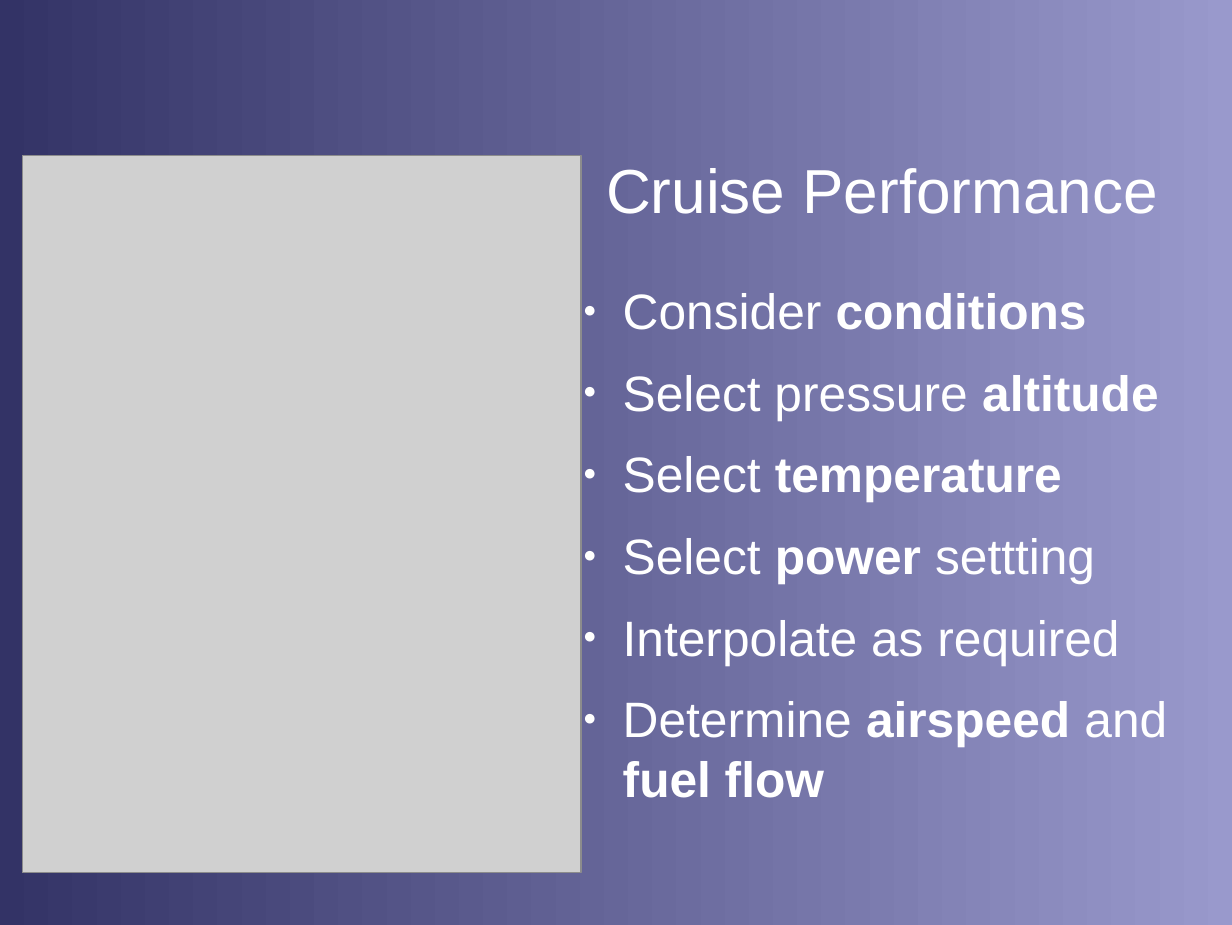
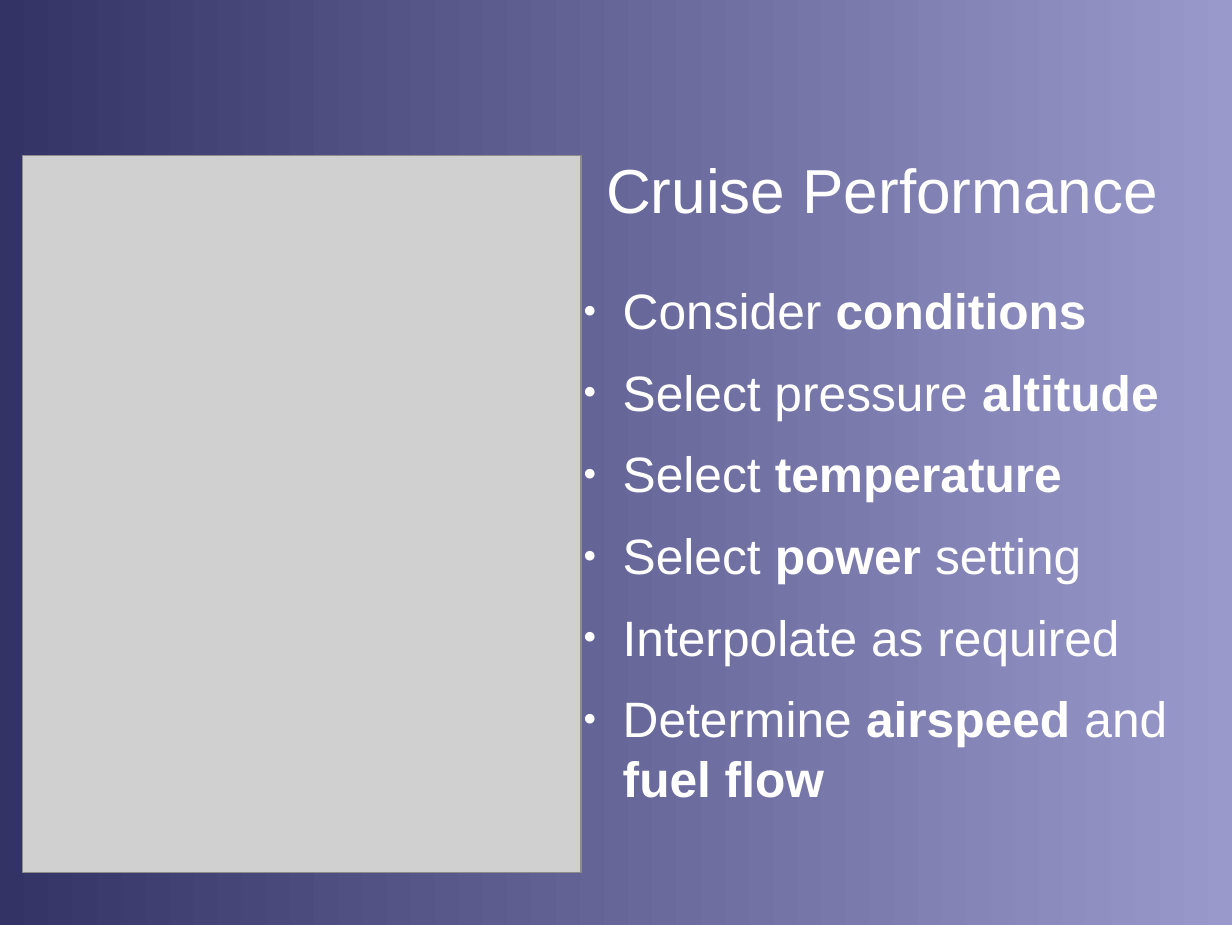
Before and after one commit to stephanheinemann/flight, a slide deck: slide 7 of FI/RangeAndEndurance/RangeAndEndurance.odp. Drawn at 1232x925 pixels with LibreOffice and Linux fonts; fonts in the diff are those of the drawing; grey boxes stand for pictures; background and template pictures are left out. Boxes give left, top, right and bottom in pixels: in the first picture for what was removed or moved away, otherwise in the second. Text is boxed around its words. In the diff, an @@ line names an element or a change of style, - is before the commit and + after.

```diff
--- a/FI/RangeAndEndurance/RangeAndEndurance.odp
+++ b/FI/RangeAndEndurance/RangeAndEndurance.odp
@@ text at box(623, 538, 1081, 583): text changed @@
-● Select power settting
+● Select power setting
```
Also in this commit, not shown: 1 other slide changed.
